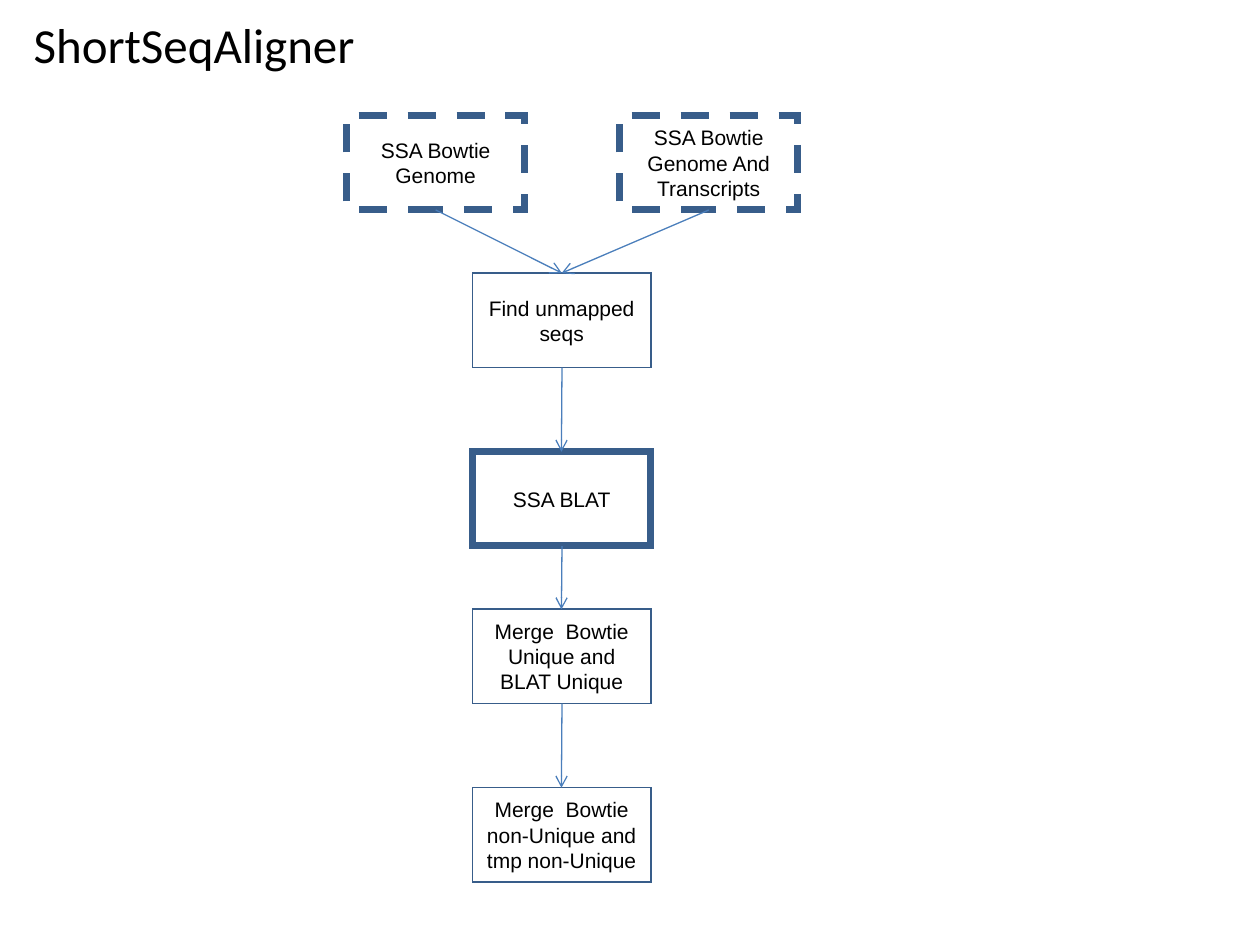
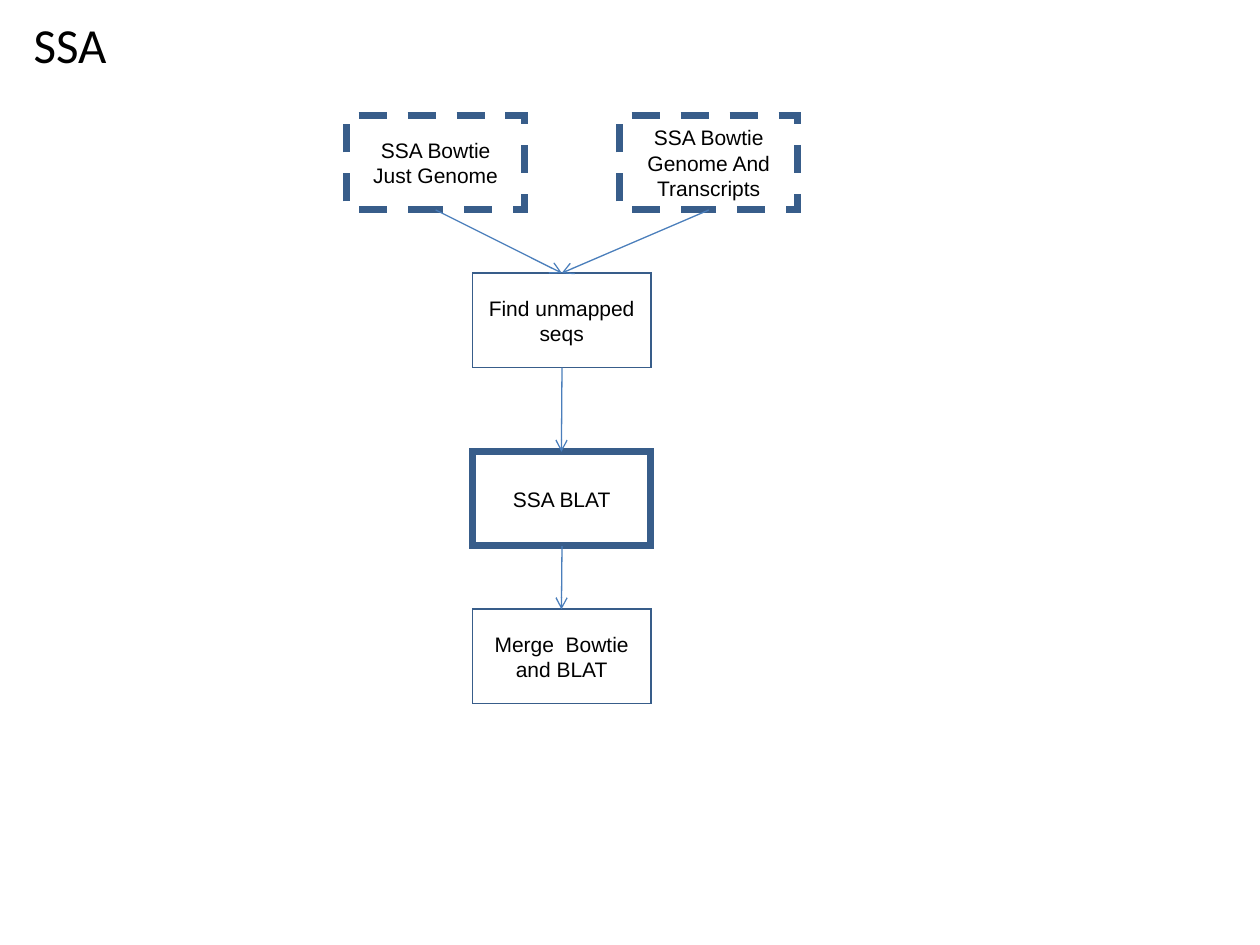
Before and after one commit to VEuPathDB/ApiCommonWorkflow, a slide deck: slide 52 of Main/doc/IntegratedWorkflow.ppt. Drawn at 1260x945 pixels with LibreOffice and Linux fonts; fonts in the diff are those of the drawing. Boxes give left, top, right and bottom in pixels: in the first picture for what was removed or moved away, otherwise in the second. Text is boxed around its words. In the diff, an @@ line names an element or a change of style, - is before the commit and + after.

```diff
--- a/Main/doc/IntegratedWorkflow.ppt
+++ b/Main/doc/IntegratedWorkflow.ppt
@@ title at (34,31,107,64): text changed @@
-ShortSeqAligner
+SSA
@@ text in rectangle at (373,142,497,184): text changed @@
-SSA Bowtie Genome
+SSA Bowtie Just Genome
@@ text in rectangle at (495,636,629,678): text changed @@
-Merge Bowtie Unique and BLAT Unique
+Merge Bowtie and BLAT
@@ arrow removed from (562, 703) to (562, 788) @@
@@ rectangle removed at (472,788,651,882) @@
-Merge Bowtie non-Unique and tmp non-Unique
```
Also in this commit, not shown: 2 other slides changed, 4 other files.
